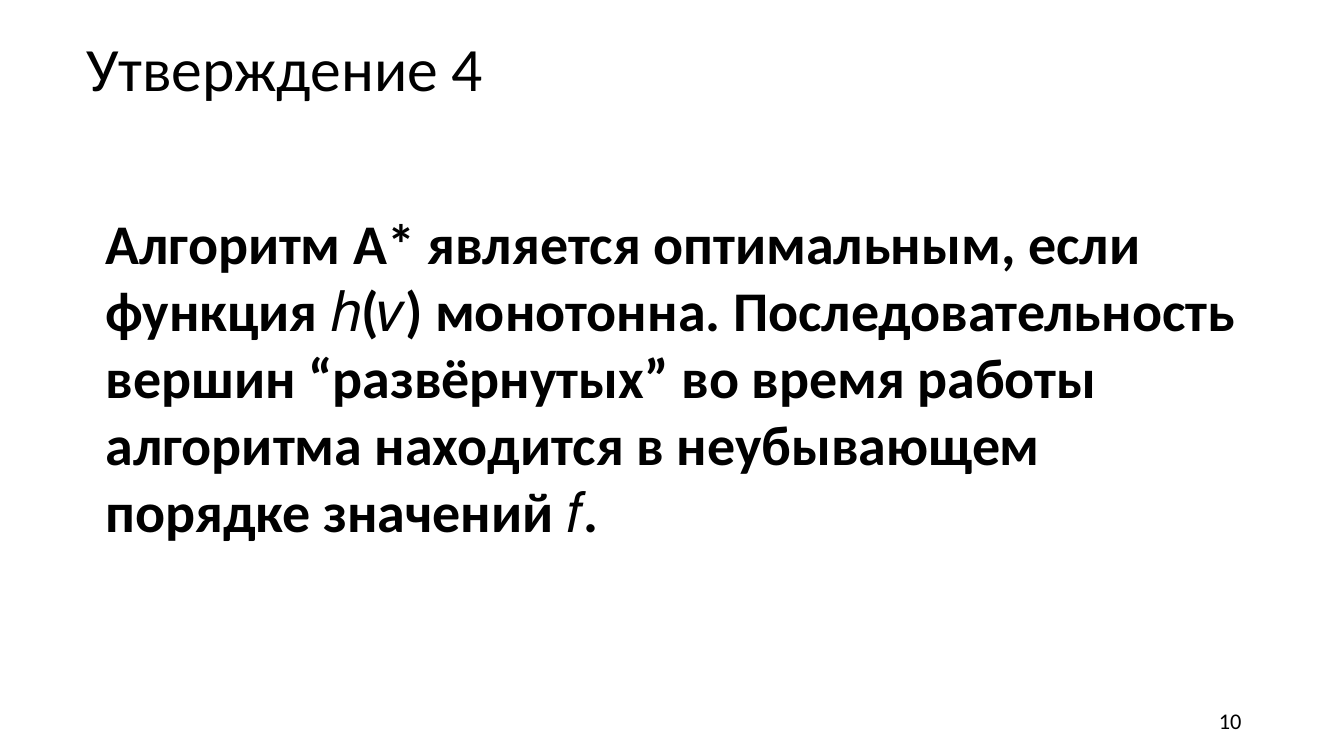
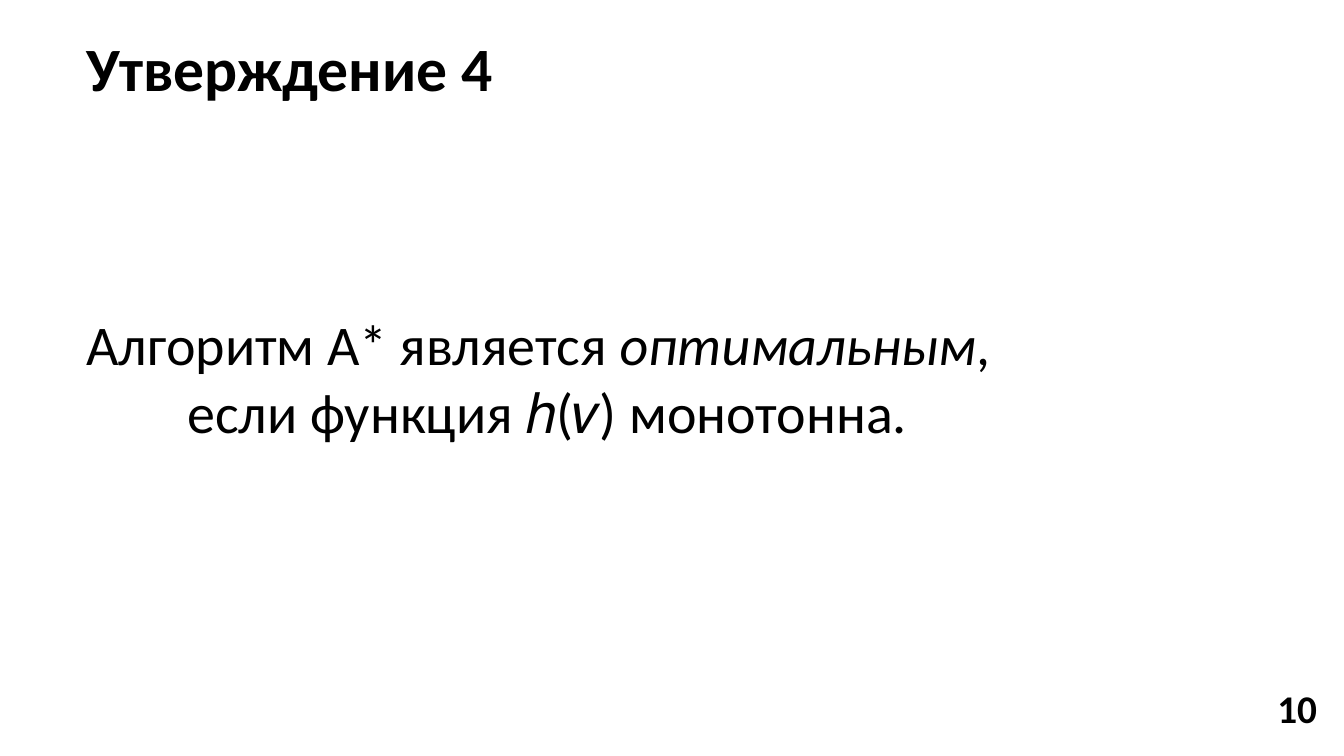
Before and after one commit to donsko1/Algorythm-A-star, a slide deck: slide 10 of Алгоритм А.pptx. Drawn at 1344x756 pixels with LibreOffice and Linux fonts; fonts in the diff are those of the drawing. Boxes give left, top, right and bottom in pixels: in the first picture for what was removed or moved away, otherwise in the second. Text is boxed around its words. In the diff, an @@ line names an element or a change of style, - is before the commit and + after.

```diff
--- a/Алгоритм А.pptx
+++ b/Алгоритм А.pptx
@@ text "Утверждение 4" at [87, 51, 493, 101]: bold on @@
@@ text at [87, 325, 991, 443]: text changed; bold off @@
-Алгоритм A* является оптимальным, если функция ℎ(𝑣) монотонна. Последовательность вершин “развёрнутых” во время работы алгоритма находится в неубывающем порядке значений 𝑓.
+Алгоритм A* является оптимальным,
+если функция ℎ(𝑣) монотонна.
@@ text "10": place and size @@
-text "10" at [1219, 714, 1242, 729]
+text "10" at [1277, 697, 1317, 724]
@@ text "10" at [1277, 697, 1317, 724]: size 16 to 28 pt, bold on; alignment right to left; vertical alignment middle to top @@
```
Also in this commit, not shown: 12 other slides changed, 1 slide added, 1 slide removed, 11 other files.
